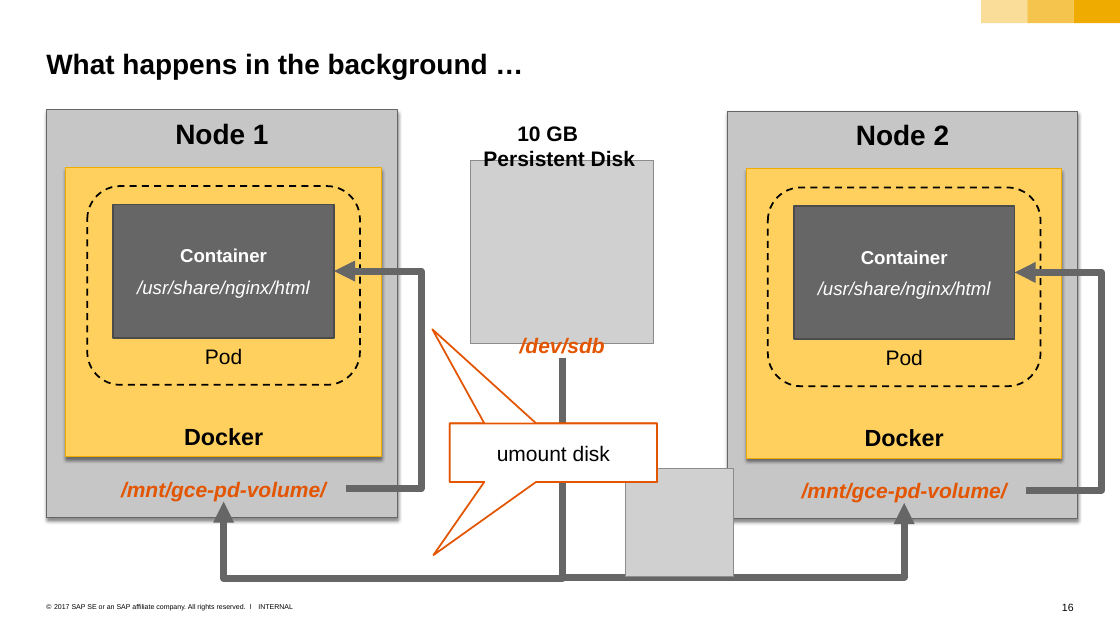
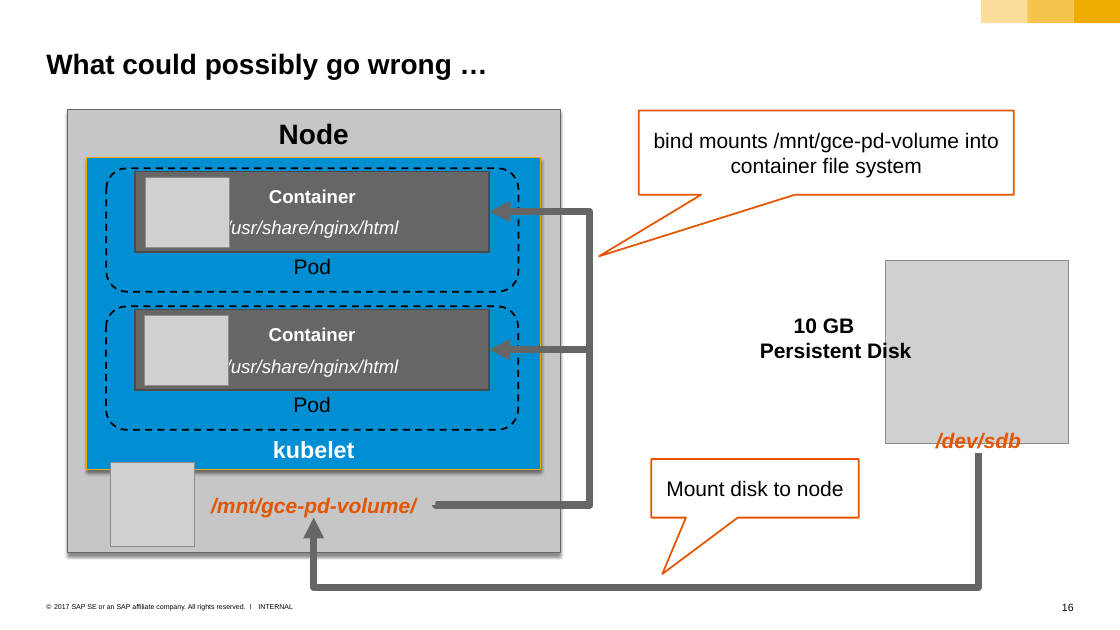
Before and after one commit to sriramrokkam/k8s-training, a slide deck: slide 16 of kubernetes/05_persistence.pptx. Drawn at 1120x630 pixels with LibreOffice and Linux fonts; fonts in the diff are those of the drawing; grey boxes stand for pictures. Boxes give left, top, right and bottom in pixels: in the first picture for what was removed or moved away, otherwise in the second. Text is boxed around its words. In the diff, an @@ line names an element or a change of style, - is before the commit and + after.

```diff
--- a/kubernetes/05_persistence.pptx
+++ b/kubernetes/05_persistence.pptx
@@ title at (x1=46, y1=53, x2=452, y2=79): text changed @@
-What happens in the background …
+What could possibly go wrong …
@@ rectangle "Node" resized from (x1=47, y1=110, x2=397, y2=517) to (x1=67, y1=110, x2=560, y2=552) @@
@@ speech box added at (x1=639, y1=111, x2=1014, y2=195), fill #FFFFFF, outline #E35500 1.5 pt, 18 pt, text #000000 @@
+bind mounts /mnt/gce-pd-volume into container file system
@@ rectangle removed at (x1=727, y1=111, x2=1077, y2=518) @@
-Node 2
@@ text in rectangle at (x1=279, y1=123, x2=349, y2=145): text changed @@
-Node 1
+Node
@@ rectangle removed at (x1=65, y1=167, x2=381, y2=456) @@
-Docker
@@ rectangle added at (x1=86, y1=158, x2=541, y2=469), fill #008FD3, outline #F0AB00 0.79 pt, 20 pt, text #FFFFFF, bold @@
+kubelet
@@ rounded rectangle "Pod" resized from (x1=87, y1=186, x2=360, y2=385) to (x1=107, y1=168, x2=519, y2=291) @@
@@ rectangle "Container" resized from (x1=113, y1=204, x2=334, y2=338) to (x1=135, y1=171, x2=489, y2=252) @@
@@ picture added at (x1=145, y1=177, x2=229, y2=247) @@
@@ picture removed at (x1=471, y1=160, x2=654, y2=343) @@
@@ rectangle removed at (x1=746, y1=169, x2=1062, y2=458) @@
-Docker
@@ elbow arrow moved from (346, 489) - (334, 271) to (436, 505) - (489, 212) @@
@@ picture added at (x1=885, y1=260, x2=1068, y2=443) @@
@@ elbow arrow removed from (1026, 490) to (1014, 272) @@
@@ rounded rectangle "Pod" resized from (x1=767, y1=187, x2=1040, y2=386) to (x1=106, y1=306, x2=518, y2=430) @@
@@ rectangle "Container" resized from (x1=793, y1=206, x2=1014, y2=339) to (x1=135, y1=310, x2=489, y2=390) @@
@@ picture added at (x1=144, y1=316, x2=228, y2=385) @@
@@ text "10 GB Persistent Disk" rewrapped from (x1=483, y1=126, x2=635, y2=166) to (x1=760, y1=318, x2=911, y2=363) @@
@@ elbow arrow moved from (562, 358) - (223, 501) to (436, 505) - (489, 349) @@
@@ speech box removed at (x1=450, y1=423, x2=657, y2=482) @@
-Stop container
@@ speech box removed at (x1=450, y1=423, x2=657, y2=482) @@
-umount disk
@@ text "/dev/sdb" moved from (x1=520, y1=337, x2=605, y2=357) to (x1=936, y1=432, x2=1021, y2=453) @@
@@ picture added at (x1=111, y1=463, x2=195, y2=547) @@
@@ elbow arrow moved from (562, 358) - (904, 503) to (978, 453) - (314, 517) @@
@@ picture removed at (x1=625, y1=468, x2=734, y2=577) @@
@@ speech box added at (x1=652, y1=459, x2=859, y2=518), fill #FFFFFF, outline #E35500 1.5 pt, 18 pt, text #000000 @@
+Mount disk to node
@@ text "/mnt/gce-pd-volume/" moved from (x1=121, y1=481, x2=326, y2=501) to (x1=211, y1=497, x2=416, y2=517) @@
@@ text removed at (x1=802, y1=482, x2=1007, y2=503) @@
-/mnt/gce-pd-volume/
```
Also in this commit, not shown: 6 other slides changed, 3 slides added, 3 slides removed, 8 other files.
